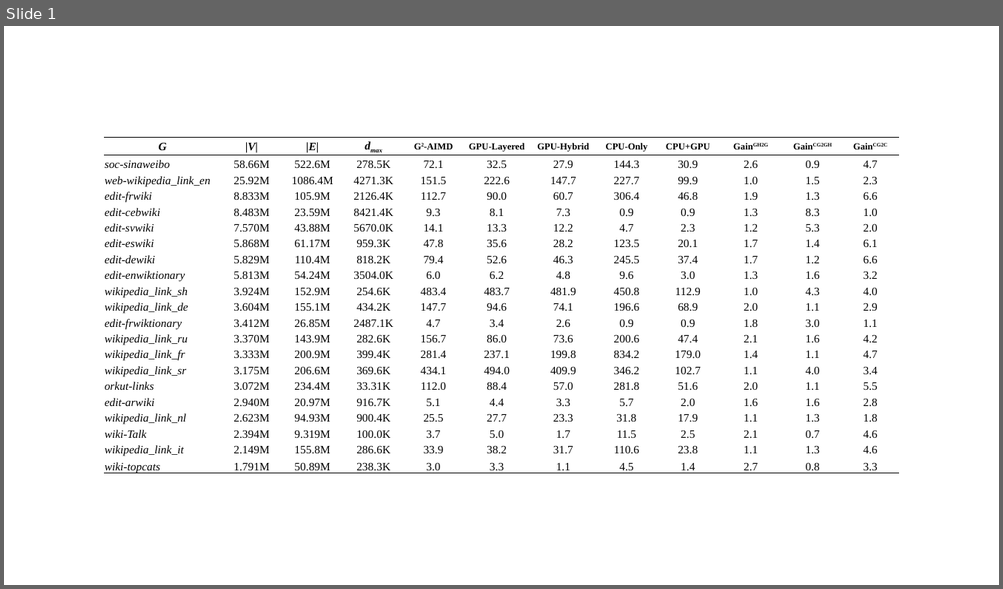
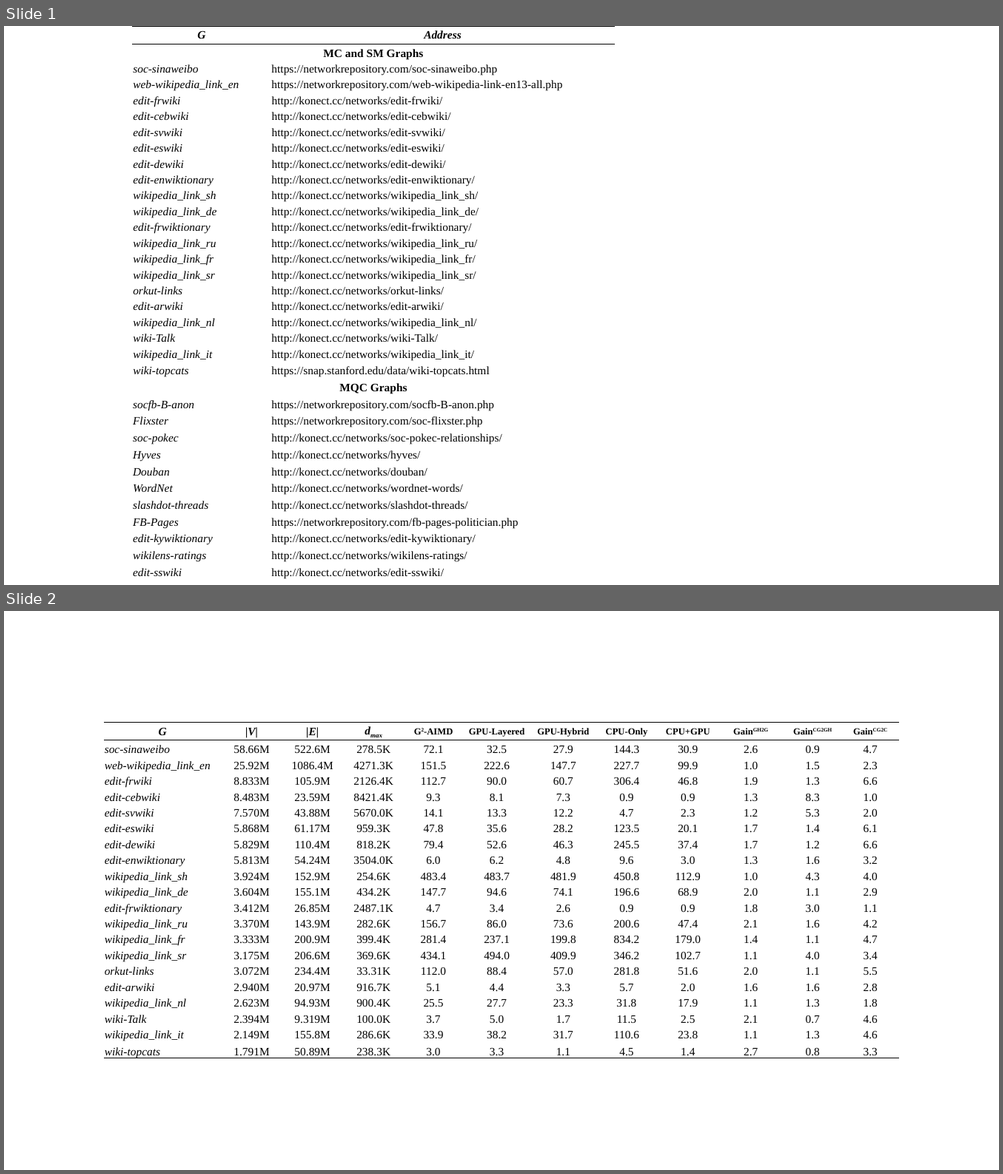
Before and after one commit to akhlaqueak/G-ThinkerCG, a slide deck: results-tables.pptx. Shown one above the other, each under a label of ours: slide 1 before the commit, slides 1 and 2 after it. The pictures are 1003x589 and 1003x1174 pixels, drawn with LibreOffice and Linux fonts; fonts in the diff are those of the drawing. Boxes give left, top, right and bottom in pixels: in the first picture for what was removed or moved away, otherwise in the second. Text is boxed around its words. In the diff, an @@ line names an element or a change of style, - is before the commit and + after.

```diff
--- a/results-tables.pptx
+++ b/results-tables.pptx
@@ slide 1 added at [4, 26, 999, 585], background #FFFFFF @@
@@ table added at [132, 26, 614, 582], 34 rows, 2 columns @@
+G | Address
+MC and SM Graphs | 
+soc-sinaweibo | https://networkrepository.com/soc-sinaweibo.php
+web-wikipedia_link_en | https://networkrepository.com/web-wikipedia-link-en13-all.php
+edit-frwiki | http://konect.cc/networks/edit-frwiki/
+edit-cebwiki | http://konect.cc/networks/edit-cebwiki/
+edit-svwiki | http://konect.cc/networks/edit-svwiki/
+edit-eswiki | http://konect.cc/networks/edit-eswiki/
+edit-dewiki | http://konect.cc/networks/edit-dewiki/
+edit-enwiktionary | http://konect.cc/networks/edit-enwiktionary/
+wikipedia_link_sh | http://konect.cc/networks/wikipedia_link_sh/
+wikipedia_link_de | http://konect.cc/networks/wikipedia_link_de/
+edit-frwiktionary | http://konect.cc/networks/edit-frwiktionary/
+wikipedia_link_ru | http://konect.cc/networks/wikipedia_link_ru/
+wikipedia_link_fr | http://konect.cc/networks/wikipedia_link_fr/
+wikipedia_link_sr | http://konect.cc/networks/wikipedia_link_sr/
+orkut-links | http://konect.cc/networks/orkut-links/
+edit-arwiki | http://konect.cc/networks/edit-arwiki/
+wikipedia_link_nl | http://konect.cc/networks/wikipedia_link_nl/
+wiki-Talk | http://konect.cc/networks/wiki-Talk/
+wikipedia_link_it | http://konect.cc/networks/wikipedia_link_it/
+wiki-topcats | https://snap.stanford.edu/data/wiki-topcats.html
+MQC Graphs | 
+socfb-B-anon | https://networkrepository.com/socfb-B-anon.php
+Flixster | https://networkrepository.com/soc-flixster.php
+soc-pokec | http://konect.cc/networks/soc-pokec-relationships/
+Hyves | http://konect.cc/networks/hyves/
+Douban | http://konect.cc/networks/douban/
+WordNet | http://konect.cc/networks/wordnet-words/
+slashdot-threads | http://konect.cc/networks/slashdot-threads/
+FB-Pages | https://networkrepository.com/fb-pages-politician.php
+edit-kywiktionary | http://konect.cc/networks/edit-kywiktionary/
+wikilens-ratings | http://konect.cc/networks/wikilens-ratings/
+edit-sswiki | http://konect.cc/networks/edit-sswiki/
@@ what was slide 1 is now slide 2 @@
```
Also in this commit, not shown: 1 slide changed, 5 other slides added, 13 other files.
